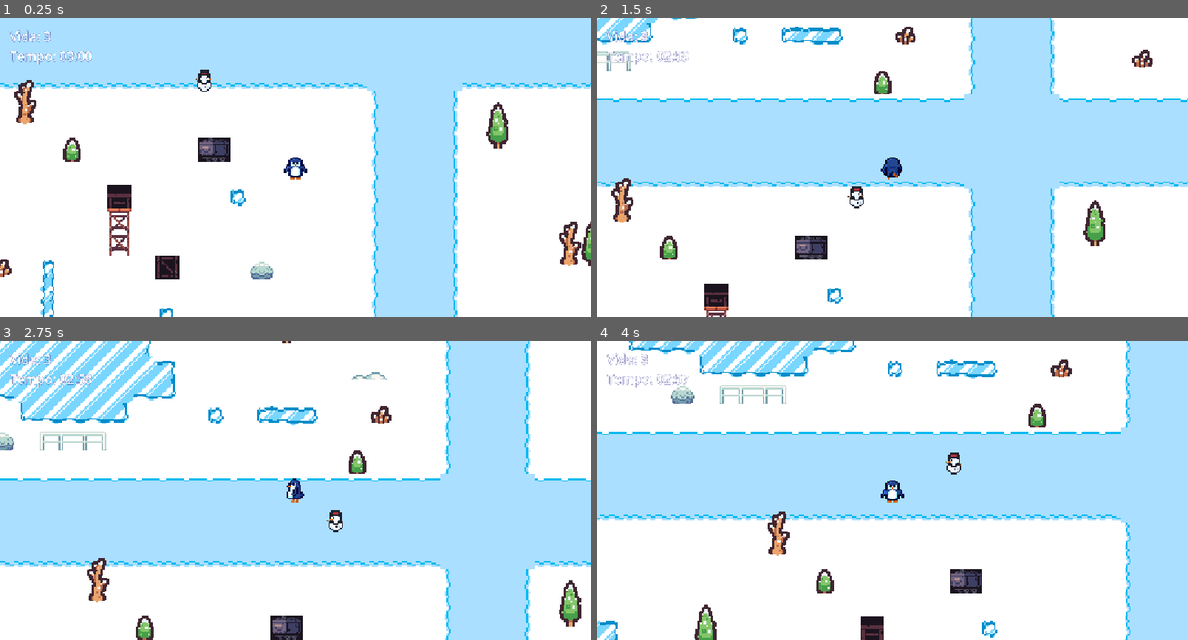
Above: before the commit, frames 1-4 (two rows, left to right).
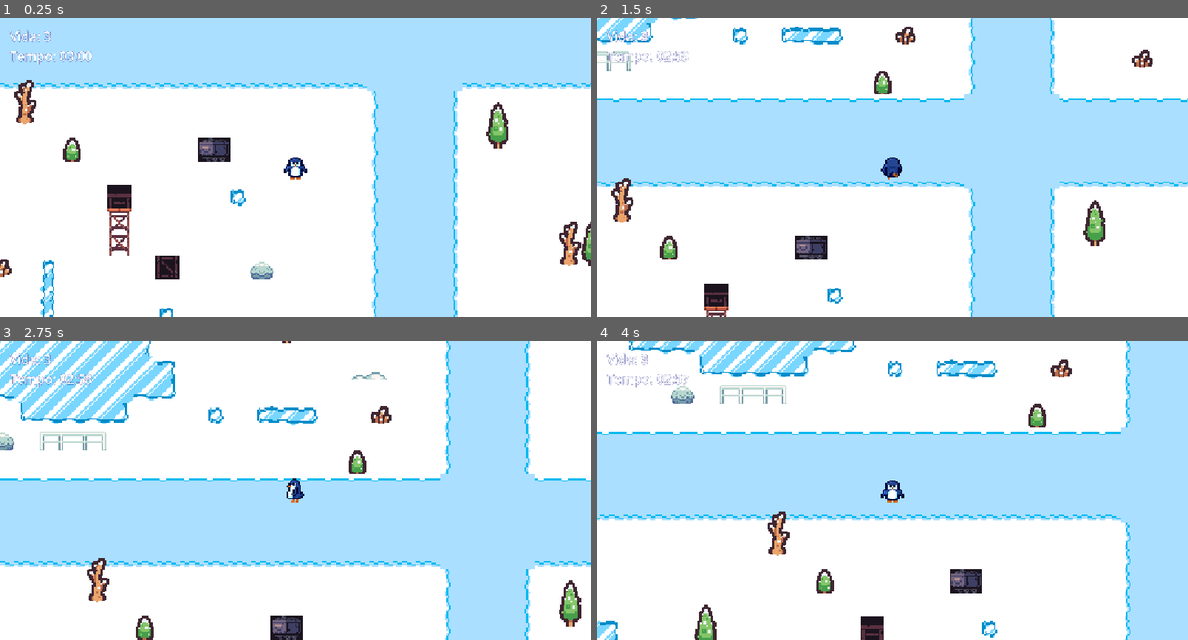
Above: after the commit, the same moments.

Repository: Flavia-802492/jogo-nevasca-hostil
Game: Godot game, scene res://scenes/gelo.tscn
Same seed, same stepped clock (60 frames per second), same inputs: the game is played once before the commit and once after it.
Inputs:
- Up to frame 1 (0.25 s): no input
- Up to frame 2 (1.5 s): hold Up (up) from 0.53 s (still down)
- Up to frame 3 (2.75 s): release Up (up) at 2.03 s; hold Left (left) from 2.03 s (still down)
- Up to frame 4 (4 s): release Left (left) at 3.53 s; hold Down (down) from 3.53 s (still down)

The runs differ from the first frame. In frame 1, 0.1% of the frame differs, in the area x 33-36%, y 17-25%; in frame 2, less than 0.1%; in frame 3, 0.1%, in the area x 55-58%, y 56-64%; in frame 4, 0.1%.

Commit message:
feat: implementa sistema de horda de inimigos

Diff:
--- a/entities/inimigo.tscn
+++ b/entities/inimigo.tscn
@@ -87,6 +87,7 @@
 
 [node name="inimigo" type="CharacterBody2D" unique_id=1764553179 groups=["inimigo", "player"]]
 collision_layer = 4
+collision_mask = 5
 script = ExtResource("1_k3jr6")
 
 [node name="CollisionShape2D" type="CollisionShape2D" parent="." unique_id=296450614]
@@ -96,4 +97,4 @@
 [node name="AnimatedSprite2D" type="AnimatedSprite2D" parent="." unique_id=1949626413]
 sprite_frames = SubResource("SpriteFrames_s3on5")
 animation = &"esquerda-andando"
-frame_progress = 0.10971177
+frame_progress = 0.57993186
--- a/scenes/gelo.tscn
+++ b/scenes/gelo.tscn
@@ -506,6 +506,7 @@
 
 [node name="gelo" type="Node2D" unique_id=1145624866]
 script = ExtResource("1_w8y82")
+cena_inimigo = ExtResource("14_ovfc6")
 metadata/_edit_vertical_guides_ = [1200.0, 1184.0, 16.0]
 metadata/_edit_horizontal_guides_ = [608.0, 16.0, 592.0]
 
@@ -519,6 +520,20 @@
 
 [node name="jogador" parent="." unique_id=280990657 instance=ExtResource("1_g4lms")]
 position = Vector2(607, 276)
+
+[node name="Nascedouros" type="Node2D" parent="." unique_id=132823341]
+
+[node name="Esquerda" type="Marker2D" parent="Nascedouros" unique_id=1704114097]
+position = Vector2(231, 380)
+
+[node name="Direita" type="Marker2D" parent="Nascedouros" unique_id=326551535]
+position = Vector2(1114, 242)
+
+[node name="Cima" type="Marker2D" parent="Nascedouros" unique_id=1432732801]
+position = Vector2(625, 62)
+
+[node name="Baixo" type="Marker2D" parent="Nascedouros" unique_id=1799861557]
+position = Vector2(692, 537)
 
 [node name="hud" type="CanvasLayer" parent="." unique_id=845512231]
 
@@ -549,5 +564,8 @@
 one_shot = true
 autostart = true
 
-[node name="inimigo" parent="." unique_id=1764553179 instance=ExtResource("14_ovfc6")]
-position = Vector2(539, 211)
+[node name="Horda" type="Timer" parent="." unique_id=758263482]
+wait_time = 2.0
+autostart = true
+
+[connection signal="timeout" from="Horda" to="." method="_on_horda_timeout"]
--- a/scripts/gelo.gd
+++ b/scripts/gelo.gd
@@ -1,7 +1,10 @@
 extends Node2D
+
+@export var cena_inimigo: PackedScene
 
 @onready var relogio: Timer = $relogio
 @onready var jogador = $jogador
+@onready var horda: Timer = $Horda
 
 @onready var texto_vida: Label = $hud/vida
 @onready var texto_tempo: Label = $hud/tempo
@@ -19,3 +22,13 @@
 		minutos,
 		restante
 	]
+
+
+func _on_horda_timeout() -> void:
+	var inimigo = cena_inimigo.instantiate()
+
+	inimigo.global_position = $Nascedouros.get_children().pick_random().global_position
+
+	add_child(inimigo)
+
+	horda.wait_time = max(0.5, horda.wait_time * 0.95)
Not shown, changed: DEVLOG.md
